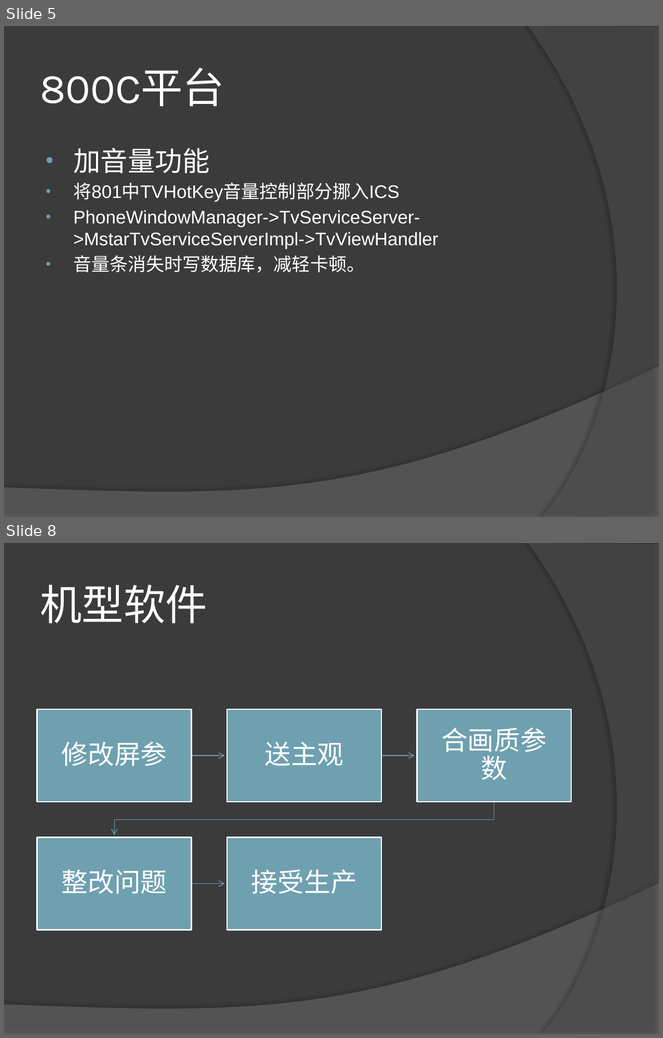
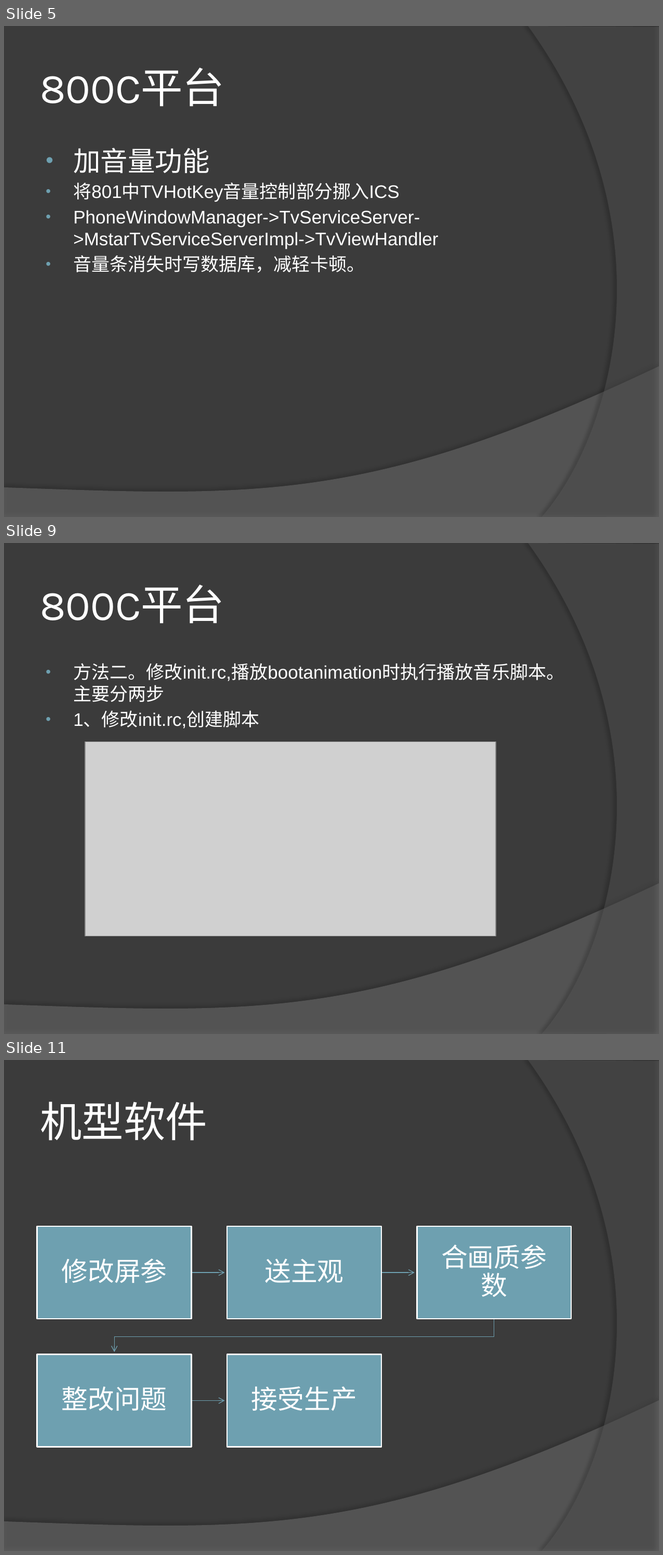
Before and after one commit to zxfrdas/my-workspace-codes, a slide deck: wiki/2012工作总结--赵曈.pptx. Shown one above the other, each under a label of ours: slides 5 and 8 before the commit, slides 5, 9 and 11 after it; the slides between them are not shown. The pictures are 663x1038 and 663x1555 pixels, drawn with LibreOffice and Linux fonts; fonts in the diff are those of the drawing; grey boxes stand for pictures. Boxes give left, top, right and bottom in pixels: in the first picture for what was removed or moved away, otherwise in the second. Text is boxed around its words. In the diff, an @@ line names an element or a change of style, - is before the commit and + after.

```diff
--- a/wiki/2012工作总结--赵曈.pptx
+++ b/wiki/2012工作总结--赵曈.pptx
@@ slide 9 added at [4,543,659,1034], background #3B3B3B; not listed: 2 template elements that a slide beside it also shows @@
@@ title added at [40,585,224,624], 46 pt, text #FFFFFF @@
+800C平台
@@ text added at [73,663,565,729], 20 pt, text #FFFFFF @@
+• 方法二。修改init.rc,播放bootanimation时执行播放音乐脚本。主要分两步
+• 1、修改init.rc,创建脚本
@@ picture added at [85,742,496,937] @@
@@ what was slide 8 is now slide 11 @@
```
Also in this commit, not shown: 2 slides changed, 2 other slides added, 12 other files.
